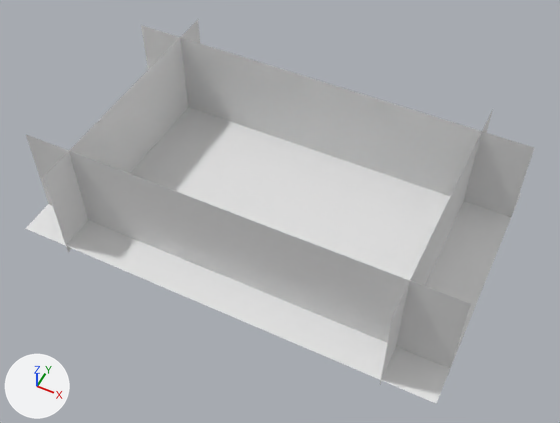
Renders of the Blender file morse/beego-env.blend from each side of a commit.
Both versions are drawn from a camera (50 mm lens) standing at (4.43, -8.79, 10.98) and looking at (0.21, -0.35, 0.43). Arrows for +X, +Y and +Z are at lower left; the lights stay in place.

The older version as bpy lines, for what is in view:
```python
ob_ground = bpy.data.objects.new('ground', me_plane)
ob_ground.location = (0.0, 0.0, 0.0)
ob_ground.scale = (4.0, 2.5, 1.0)
ob_wall0 = bpy.data.objects.new('wall0', me_plane_004)
ob_wall0.location = (3.08, 0.0, 0.8)
ob_wall0.rotation_euler = (1.571, 0.0, 1.571)  # degrees (90, 0, 90)
ob_wall0.scale = (2.5, 1.0, 1.0)
ob_wall1 = bpy.data.objects.new('wall1', me_plane_005)
ob_wall1.location = (-3.08, 0.0, 0.8)
ob_wall1.rotation_euler = (1.571, 0.0, 1.571)  # degrees (90, 0, 90)
ob_wall1.scale = (2.5, 1.0, 1.0)
ob_wall2 = bpy.data.objects.new('wall2', me_plane_003)
ob_wall2.location = (0.0, 1.81, 0.8)
ob_wall2.rotation_euler = (1.571, 0.0, 0.0)  # degrees (90, 0, 0)
ob_wall2.scale = (4.0, 1.0, 1.0)
ob_wall3 = bpy.data.objects.new('wall3', me_plane_002)
ob_wall3.location = (0.0, -1.81, 0.8)
ob_wall3.rotation_euler = (1.571, 0.0, 0.0)  # degrees (90, 0, 0)
ob_wall3.scale = (4.0, 1.0, 1.0)
```
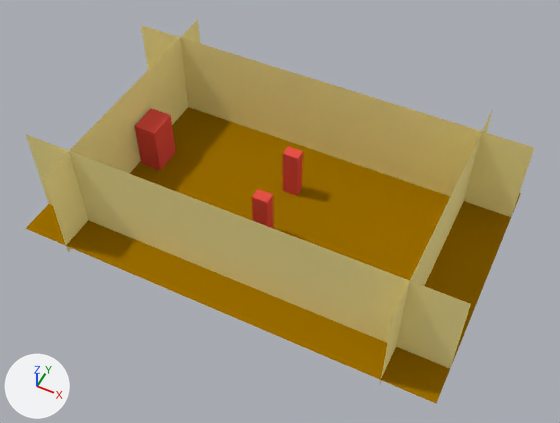
Changed parts and their boxes (x1, y1, x2, y2) in the pictures (560 x 423 px):
```json
{"object": "ground", "change": "recoloured", "before": [25, 107, 521, 403], "after": [25, 107, 521, 403]}
{"object": "wall3", "change": "recoloured", "before": [26, 135, 471, 375], "after": [26, 135, 471, 375], "on screen": "white to yellow"}
{"object": "wall2", "change": "recoloured", "before": [141, 25, 534, 223], "after": [141, 25, 534, 223], "on screen": "white to yellow"}
{"object": "wall1", "change": "recoloured", "before": [44, 20, 200, 252], "after": [44, 20, 200, 252], "on screen": "white to yellow"}
{"object": "wall0", "change": "recoloured", "before": [380, 110, 493, 384], "after": [380, 110, 493, 384], "on screen": "white to yellow"}
{"object": "Cube.003", "change": "added", "after": [134, 108, 176, 170], "on screen": "red"}
{"object": "Cube.002", "change": "added", "after": [283, 146, 303, 196], "on screen": "red"}
{"object": "Cube.001", "change": "added", "after": [252, 189, 273, 228], "on screen": "red"}
```

Scene script edits in JSON lines:
```json
{"op": "set", "path": "mat_material.base_color", "old": "(0.8, 0.8, 0.8)", "new": "(0.334, 0.161, 0.0)", "note": "white #e7e7e7 -> yellow #9c7000"}
{"op": "add", "block": "mat_wallmat", "code": ["mat_wallmat = diffuse_material('WallMat')", "mat_wallmat.base_color = (1.0, 0.853, 0.34)  # yellow #ffee9e"]}
{"op": "add", "block": "mat_obstaclemat", "code": ["mat_obstaclemat = diffuse_material('ObstacleMat')", "mat_obstaclemat.base_color = (0.8, 0.0841, 0.0637)  # red #e75247"]}
{"block": "me_plane_005", "where": "me_plane_005.from_pydata(...)  # 4 vertices, 1 face; spans x -1.0..1.0, y -1.0..1.0, z 0.0"}
{"op": "remove", "block": "me_plane_005", "code": "me_plane_005.materials.append(mat_material)  # white #e7e7e7"}
{"op": "add", "block": "me_plane_005", "code": "me_plane_005.materials.append(mat_wallmat)  # yellow #ffee9e"}
{"block": "me_plane_004", "where": "me_plane_004.from_pydata(...)  # 4 vertices, 1 face; spans x -1.0..1.0, y -1.0..1.0, z 0.0"}
{"op": "remove", "block": "me_plane_004", "code": "me_plane_004.materials.append(mat_material)  # white #e7e7e7"}
{"op": "add", "block": "me_plane_004", "code": "me_plane_004.materials.append(mat_wallmat)  # yellow #ffee9e"}
{"block": "me_plane_003", "where": "me_plane_003.from_pydata(...)  # 4 vertices, 1 face; spans x -1.0..1.0, y -1.0..1.0, z 0.0"}
{"op": "remove", "block": "me_plane_003", "code": "me_plane_003.materials.append(mat_material)  # white #e7e7e7"}
{"op": "add", "block": "me_plane_003", "code": "me_plane_003.materials.append(mat_wallmat)  # yellow #ffee9e"}
{"block": "me_plane_002", "where": "me_plane_002.from_pydata(...)  # 4 vertices, 1 face; spans x -1.0..1.0, y -1.0..1.0, z 0.0"}
{"op": "remove", "block": "me_plane_002", "code": "me_plane_002.materials.append(mat_material)  # white #e7e7e7"}
{"op": "add", "block": "me_plane_002", "code": "me_plane_002.materials.append(mat_wallmat)  # yellow #ffee9e"}
{"op": "add", "block": "me_cube_001", "code": ["me_cube_001 = bpy.data.meshes.new('Cube.001')", "me_cube_001.from_pydata(...)  # a box spanning x -1.0..1.0, y -1.0..1.0, z -1.0..1.0", "me_cube_001.materials.append(mat_obstaclemat)  # red #e75247"]}
{"op": "add", "block": "ob_cube_001", "code": ["ob_cube_001 = bpy.data.objects.new('Cube.001', me_cube_001)", "ob_cube_001.location = (0.0, -0.61, 0.5)", "ob_cube_001.scale = (0.155, 0.11, 0.5)"]}
{"op": "add", "block": "ob_cube_002", "code": ["ob_cube_002 = bpy.data.objects.new('Cube.002', me_cube_001.copy())", "ob_cube_002.location = (0.0, 0.61, 0.5)", "ob_cube_002.scale = (0.155, 0.11, 0.5)"]}
{"op": "add", "block": "ob_cube_003", "code": ["ob_cube_003 = bpy.data.objects.new('Cube.003', me_cube_001.copy())", "ob_cube_003.location = (-2.8, 0.2, 0.5)", "ob_cube_003.scale = (0.225, 0.29, 0.5)"]}
```
